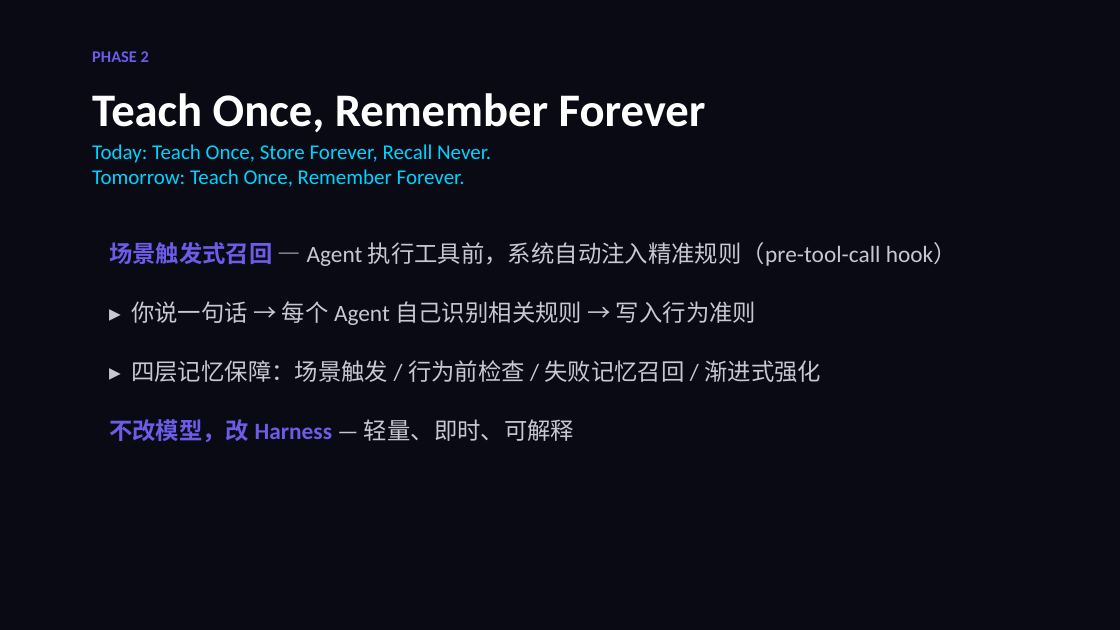
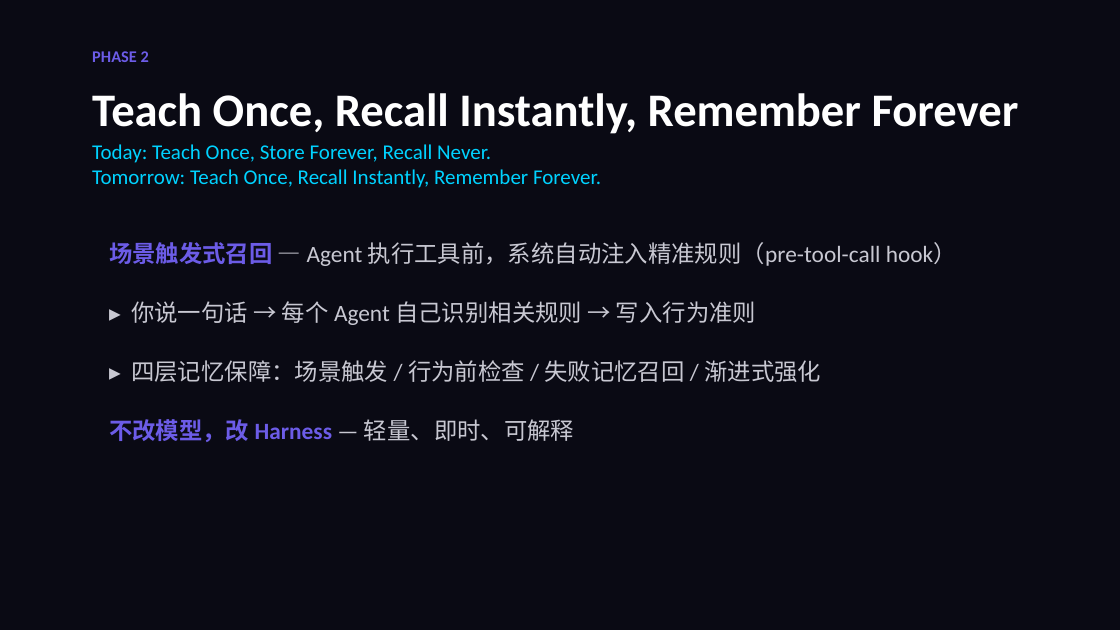
Before and after one commit to GhostComplex/hybrid-workspace, a slide deck: slide 7 of product/hybrid-workforce-pitch.pptx. Drawn at 1120x630 pixels with LibreOffice and Linux fonts; fonts in the diff are those of the drawing. Boxes give left, top, right and bottom in pixels: in the first picture for what was removed or moved away, otherwise in the second. Text is boxed around its words. In the diff, an @@ line names an element or a change of style, - is before the commit and + after.

Commit message:
Update slogan to three-part format: Teach Once, Recall Instantly, Remember Forever

```diff
--- a/product/hybrid-workforce-pitch.pptx
+++ b/product/hybrid-workforce-pitch.pptx
@@ text at (x1=92, y1=93, x2=1019, y2=134): text changed @@
-Teach Once, Remember Forever
+Teach Once, Recall Instantly, Remember Forever
@@ text at (x1=92, y1=144, x2=601, y2=188): text changed @@
-Today: Teach Once, Store Forever, Recall Never.
-Tomorrow: Teach Once, Remember Forever.
+Today: Teach Once, Store Forever, Recall Never.
+Tomorrow: Teach Once, Recall Instantly, Remember Forever.
```
Also in this commit, not shown: 3 other files.
